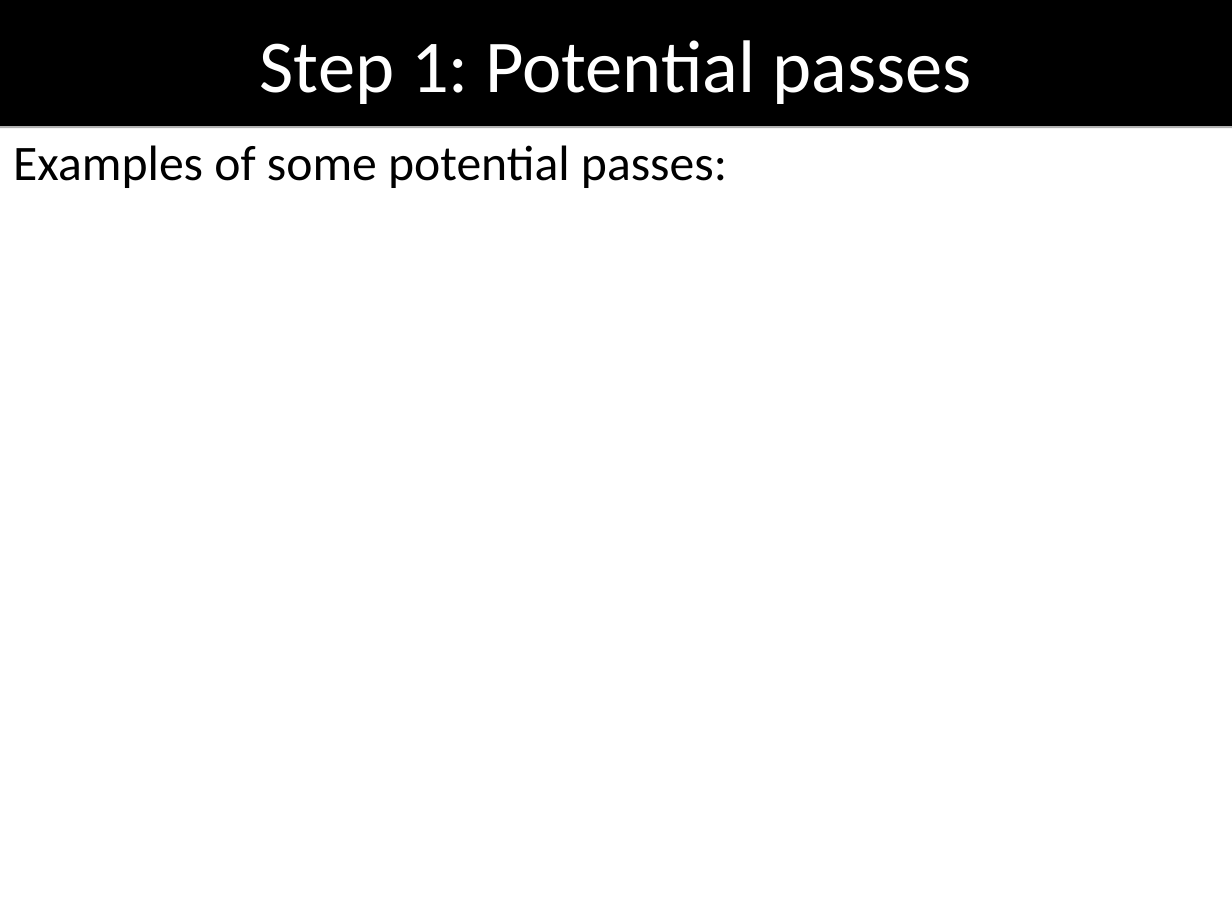
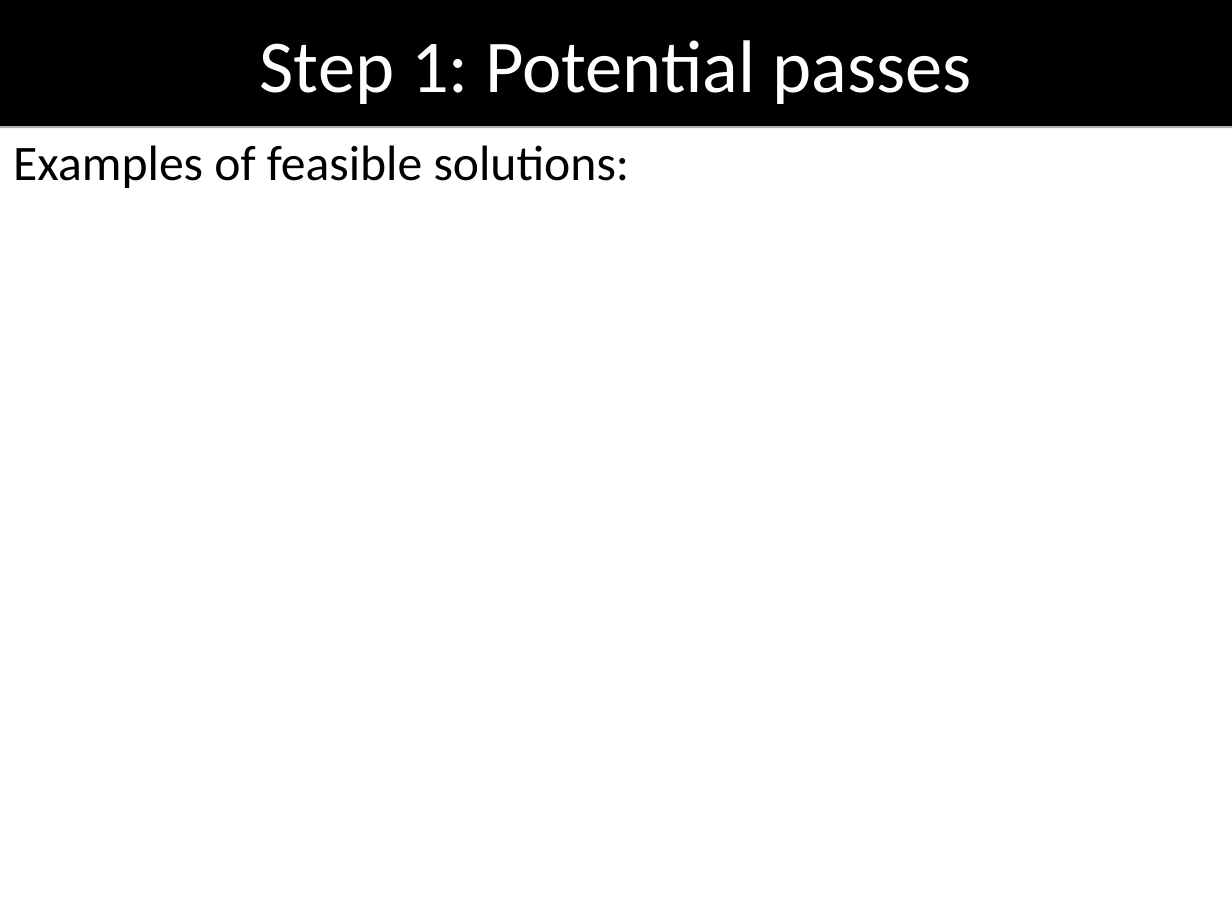
Before and after one commit to oarslan3/gt-cs-rip-projects, a slide deck: slide 5 of final/finalPresentation.odp. Drawn at 1232x924 pixels with LibreOffice and Linux fonts; fonts in the diff are those of the drawing; background and template pictures are left out. Boxes give left, top, right and bottom in pixels: in the first picture for what was removed or moved away, otherwise in the second. Text is boxed around its words. In the diff, an @@ line names an element or a change of style, - is before the commit and + after.

```diff
--- a/final/finalPresentation.odp
+++ b/final/finalPresentation.odp
@@ text at box(13, 145, 630, 188): text changed @@
-Examples of some potential passes:
+Examples of feasible solutions:
```
Also in this commit, not shown: 5 other slides changed, 6 slides added, 2 slides removed, 4 other files.
